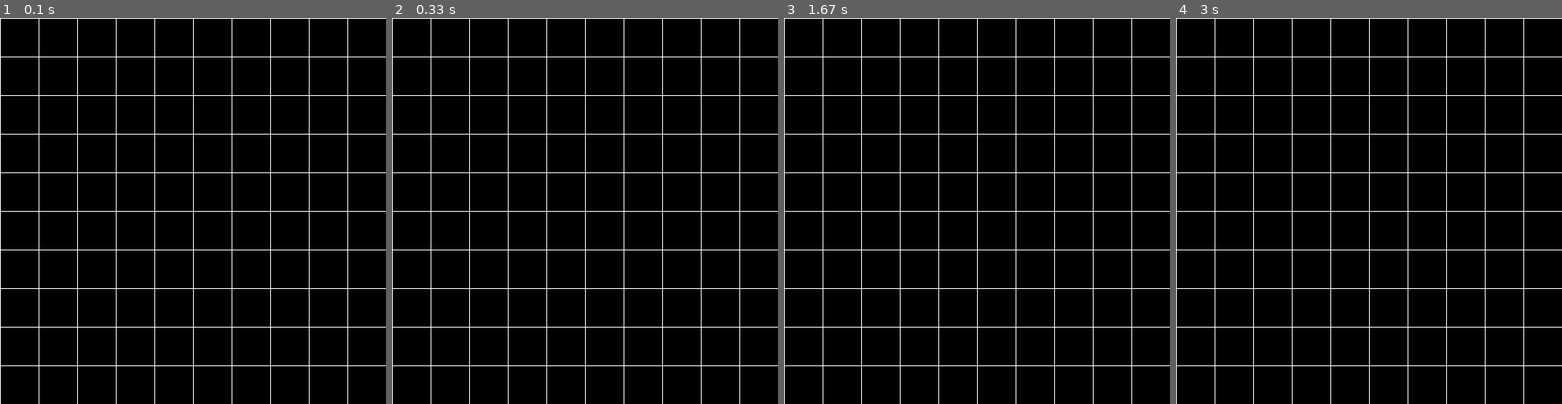
Above: before the commit, frames 1-4 (left to right).
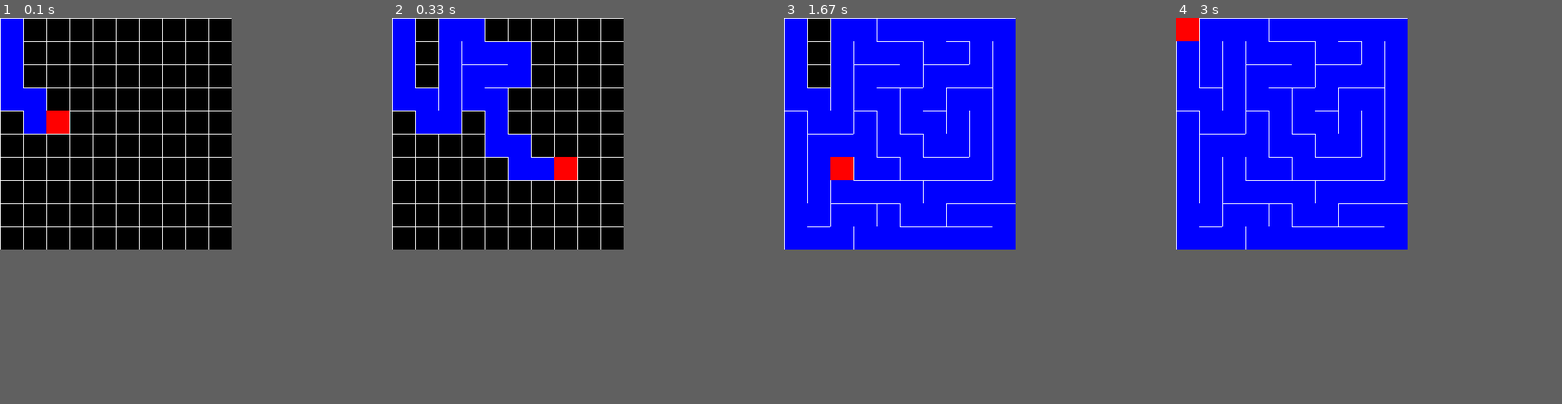
Above: after the commit, the same moments.

Repository: mbdev0/maze_solver
Game: pygame game, started from maze_solver.py
Same seed, same stepped clock (60 frames per second), same inputs: the game is played once before the commit and once after it.
Inputs:
- Up to frame 1 (0.1 s): no input
- Up to frame 2 (0.33 s): no input
- Up to frame 3 (1.67 s): no input
- Up to frame 4 (3 s): no input
In our replay, the window is 500x500 before the commit and 300x300 after it. These sizes can differ from the game's own. Grey fills any space a smaller window leaves; there, only what the larger window draws over its background counts as a difference.

The runs differ from the first frame. In frame 1, 7.6% of the frame differs, in the area x 0-100%, y 0-100%; in frame 2, 14%; in frame 3, 37%; in frame 4, 38%.

Commit message:
added the maze generator we learnt into the main file

Diff:
--- a/maze_solver.py
+++ b/maze_solver.py
@@ -1,58 +1,232 @@
 import pygame
 import time
+import random
+
+def breakWalls(curr,next):
+    """
+    Pygame starts from the top left so
+
+    --------------
+    |      |     |
+    | 45y  |     |
+    -------------
+    |      |     |
+    | 46y  |     |
+    --------------
+    The top left square has a lower y index than the bottom left
+
+    Finds the difference between the current index and the next node index
+    If the difference is -1 it means that next node is higher in the x value therefore
+    is on the right.
+
+    So we break the current wall to the right and also break the next node wall to the left
+    """
+    diff_x = curr.x - next.x
+    if diff_x == -1:
+        curr.walls[3] = False
+        next.walls[2] = False
+    elif diff_x == 1:
+        curr.walls[2] = False
+        next.walls[3] = False
+
+    """
+    Same happens here for the rows index/y index,
+    If the current is on top of the next, we break the bottom wall of the current
+    and top wall of the next node.
+
+    However if the current is on the bottom, then the difference will be positive as the current node has a higher index than the next
+    so we break the top of the current and bottom of the next node
+    """
+    diff_y = curr.y - next.y
+    if diff_y == -1:
+        curr.walls[1] = False
+        next.walls[0] = False
+    elif diff_y == 1:
+        curr.walls[0] = False
+        next.walls[1] = False
+
 class Cell:
-    def __init__(self,x,y,w,display):
+    """
+    Initialising Values
+    """
+
+    def __init__(self,x,y,w,display,cols, rows,grid):
         self.x = x
         self.y = y
         self.w = w
         self.display = display
-        self.walls = [True,True,True,True] #Left Right Up Down
+        self.walls = [True,True,True,True] #Top Bottom Left Right
+        self.visited = False
+        self.cols = cols
+        self.rows = rows
+        self.grid = grid
 
     def displayCell(self):
+        """
+        X and Y value will be the x multiplied by the width of the cell otherwise known as w
+
+        If the current cell is visited we will colour it in white
+
+        Otherwise draw the each of the squares on the grid
+
+        Top left == x,y
+        Top right == x + width of cell, y
+        Bottom left = x, y + width of cell
+        Bottom Right = x + width of cell, y + width of cell
+
+              <-> = width of cell
+        x,y --------
+            |      | ^
+            |      | | = width of cell
+            --------
+
+        """
+
         x_coord = self.x*self.w
         y_coord = self.y*self.w
 
+        if self.visited:
+            pygame.draw.rect(self.display, (0, 0, 255), (x_coord, y_coord,self.w,self.w))
+
         if self.walls[0]:
-            pygame.draw.line(display, (255,255,255), (x_coord,y_coord), (x_coord + self.w, y_coord), 1)
+            pygame.draw.line(self.display, (255,255,255), (x_coord,y_coord), (x_coord + self.w, y_coord), 1)
         if self.walls[1]:
-            pygame.draw.line(display, (255,255,255), (x_coord,y_coord + self.w),(x_coord + self.w, y_coord + self.w), 1)
+            pygame.draw.line(self.display, (255,255,255), (x_coord,y_coord + self.w),(x_coord + self.w, y_coord + self.w), 1)
         if self.walls[2]:
-            pygame.draw.line(display, (255,255,255), (x_coord,y_coord),(x_coord, y_coord+ self.w) , 1)
+            pygame.draw.line(self.display, (255,255,255), (x_coord,y_coord),(x_coord, y_coord+ self.w) , 1)
         if self.walls[3]:
-            pygame.draw.line(display, (255,255,255), (x_coord + self.w, y_coord),(x_coord+self.w, y_coord+self.w) , 1)
-
+            pygame.draw.line(self.display, (255,255,255), (x_coord + self.w, y_coord),(x_coord+self.w, y_coord+self.w) , 1)
+
+    """
+    We use an index formula to find a certain index of a chosen cell within a 1d array of cells
+
+    However we also say that if x or y is either smaller than 0 or larger than the amount of columns, it is invalid so we throw it away
+    """
+    def index(self,x ,y):
+        if x < 0 or y < 0 or x>self.cols-1 or y>self.rows-1:
+            return -1
+
+        return (x + y * self.cols)
+
+    """
+    We use the index function to find each of the neighboring cells
+    lets say we had 0,0, its neighbours would be 1,0 to the right and 0,1 on the bottom.
+    But because we try to find the left and top as well those would be out of bounds
+    So we use if statements to throw away the -1's returned from the index function and add all valid neighbours to the array
+
+    After that we choose a random valid neighbour in the array to send back to the main program
+    """
+    def findNeighbours(self):
+        neighbours = []
+
+        right = self.index(self.x+1, self.y)
+        left = self.index(self.x-1, self.y)
+        up = self.index(self.x, self.y+1)
+        down = self.index(self.x, self.y-1)
+
+        if right != -1:
+            if not grid[right].visited:
+                neighbours.append(grid[right])
+        if left != -1:
+            if not grid[left].visited:
+                neighbours.append(grid[left])
+        if up != -1:
+            if not grid[up].visited:
+                neighbours.append(grid[up])
+        if down != -1:
+            if not grid[down].visited:
+                neighbours.append(grid[down])
+
+        if (neighbours):
+            return neighbours[random.randint(0, len(neighbours)-1)]
+        else: return None
+
+    """
+    A function to generate a rectangle to help show the current square
+    """
+    def showCurrent(self):
+        x_coord = self.x*self.w
+        y_coord = self.y*self.w
+
+        pygame.draw.rect(self.display, (255,0,0), (x_coord,y_coord, self.w, self.w))
 
 if __name__ == '__main__':
     pygame.init()
-    width = 500
-    height = 500
-    wOfCell = 50
-
+    width = 300
+    height = 300
+    wOfCell = 30
+
+    """
+    The amount of columns and rows will be stored here, e.g height = 300 and width = 300, and width of a cell = 30, then it will be a 10x10 grid as
+    300/30 = 10 for the height, and 300/30 = 10 for the width. Height = Y, Width = X
+    """
     cols = int(width/wOfCell)
     rows = int(height/wOfCell)
     grid = []
 
+    """
+    Create the display with chosen width and height
+    And start generating each of the individual cells, remember each individual cell will have its own property
+    e.g the first cell will have an x = 0 and y = 0, the width of that cell will be the same as the variable wOfCell
+    the next cell will have an x = 1 and y = 0 and so on
+    """
     display = pygame.display.set_mode((width,height))
 
-
-    for x in range(cols):
-        for y in range(rows):
-            grid.append(Cell(x,y,wOfCell,display))
-
+    for y in range(rows):
+        for x in range(cols):
+            grid.append(Cell(x,y,wOfCell,display, cols, rows,grid))
+
+    """
+    This is the start of the recursive backtracking DFS algorithm
+
+    We set the current as any cell, we choose the top left otherwise known as the first element of the grid
+    We also initialise a stack here for use in our backtracking method
+
+    While pygame is running:
+        for every cell in grid, we display it to the screen meaning we draw it out using the displayCell method
+
+        We set the current cell/curr as visited
+        We visualise the current cell to see how the program is running, this is completely optional
+
+        We find the next node/valid neighbours to the current cell and store in next_n to loop over them
+
+        If there are neighbours that we havent visited:
+            set the new neighbour as visited
+            push it to the array to be used in case there are no other unvisited neighbours after this loop
+            we break the walls between the current cell and the next cell using the breakWalls function we discussed earlier
+            we then set the current to the neighbour re igniting the loop
+
+            Now if we've gone through all of the visited neighbours,
+            We can use the stack to go back through the cells we have visited and find one that hasnt been visited
+            hence our backtracking
+    """
+
+    curr = grid[0]
+    stack = []
     finished = False
+    clock = pygame.time.Clock()
+
     while not finished:
-        for i in range(len(grid)):
-            grid[i].displayCell()
-
-        """
-        DFS will go here
-        """
+        for i in grid:
+            i.displayCell()
+
+
+        curr.visited = True
+        curr.showCurrent()
+        next_n = curr.findNeighbours()
+
+        if next_n:
+            next_n.visited = True
+            stack.append(curr)
+            breakWalls(curr, next_n)
+            curr = next_n
+        elif stack:
+            curr = stack.pop()
 
 
         for event in pygame.event.get():
             if event.type == pygame.QUIT:
                 finished = True
 
-
+        clock.tick(80)
         pygame.display.update()
-        display.fill((0,0,0))
